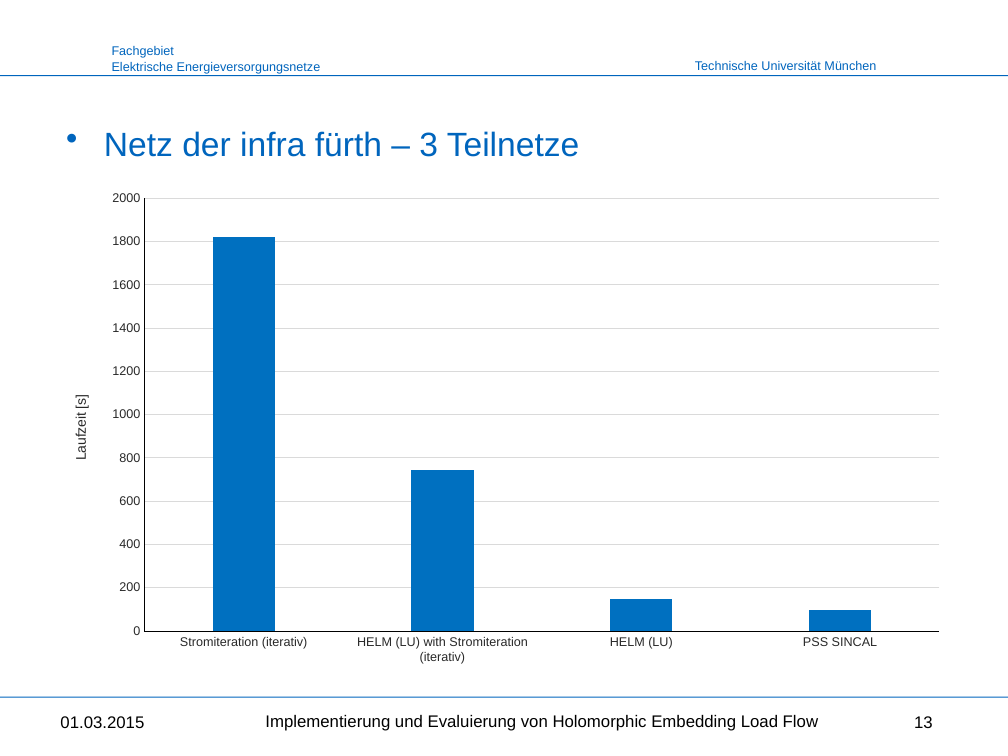
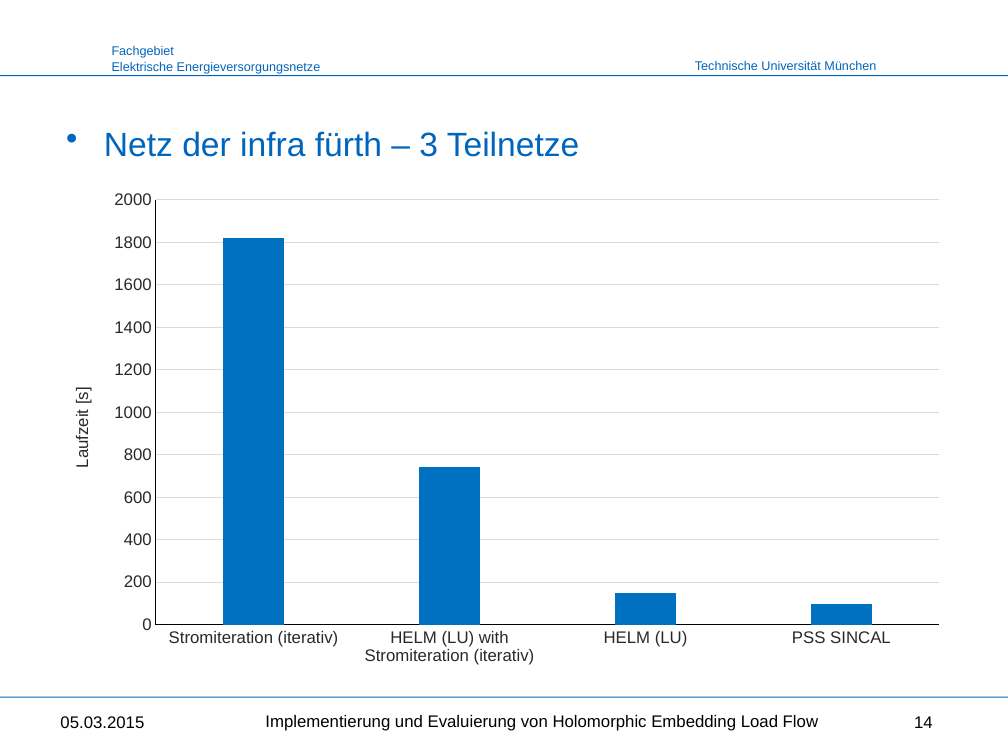
Before and after one commit to benediktibk/loadflow, a slide deck: slide 14 of documents/master_thesis/final_presentation.pptx (slide 13 before the commit). Drawn at 1008x756 pixels with LibreOffice and Linux fonts; fonts in the diff are those of the drawing; background and template pictures are left out. Boxes give left, top, right and bottom in pixels: in the first picture for what was removed or moved away, otherwise in the second. Text is boxed around its words. In the diff, an @@ line names an element or a change of style, - is before the commit and + after.

```diff
--- a/documents/master_thesis/final_presentation.pptx
+++ b/documents/master_thesis/final_presentation.pptx
@@ column chart at [50,181,958,674] @@
@@ category axis changed @@
@@ value axis changed @@
@@ lettering changed @@
@@ text at [60,716,144,728]: text changed @@
-01.03.2015
+05.03.2015
@@ page number at [914,716,933,728]: text changed @@
-13
+14
```
Also in this commit, not shown: 15 other slides changed, 1 slide added, 1 other file.
